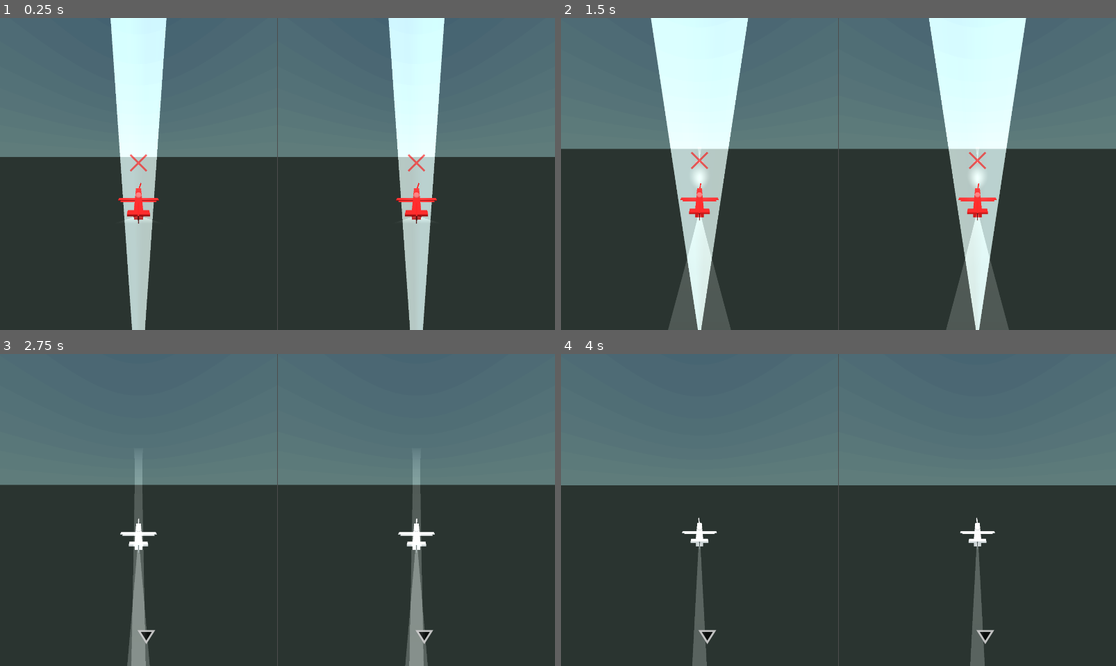
Above: before the commit, frames 1-4 (two rows, left to right).
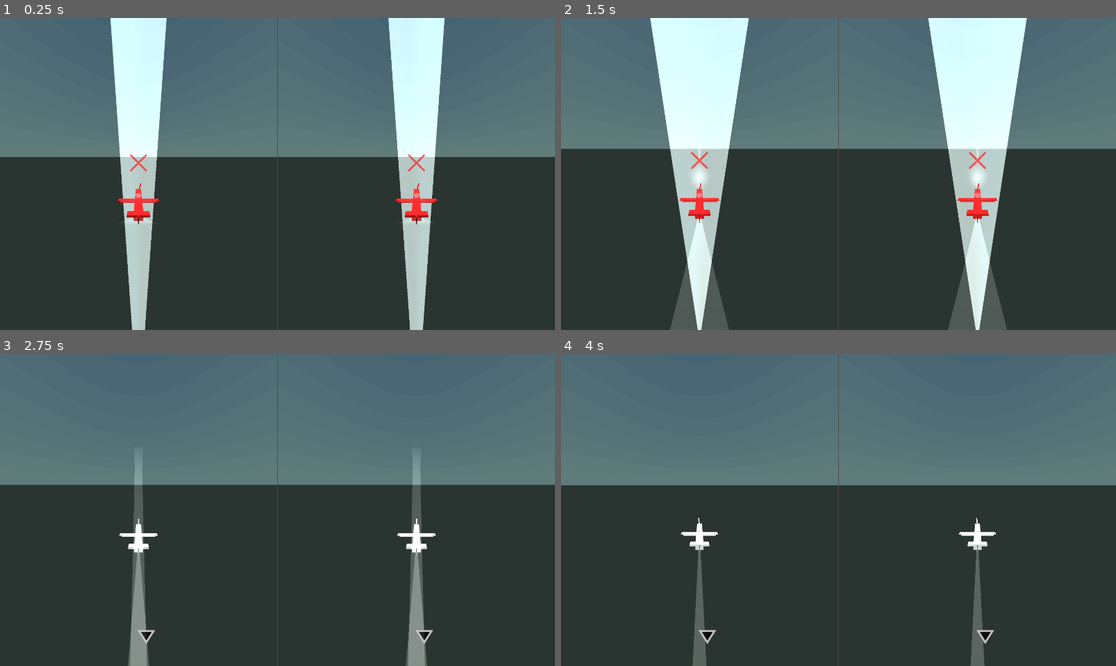
Above: after the commit, the same moments.

Repository: proximadams/Paper-Pilots
Game: Godot game, scene res://scenes/level.tscn
Two runs of this game, one before a commit and one after it. Both use one fixed random seed, a clock stepped at 60 frames per second and the inputs below. A sky picture missing from this copy of the repository is replaced by a grey-blue gradient.
Inputs:
- Up to frame 1 (0.25 s): no input
- Up to frame 2 (1.5 s): no input
- Up to frame 3 (2.75 s): no input
- Up to frame 4 (4 s): no input

The runs differ from the first frame. In frame 1, 0.3% of the frame differs, in the area x 19-81%, y 0-98%; in frame 2, 1.1%, in the area x 16-84%, y 0-100%; in frame 3, 0.6%; in frame 4, 0.4%.

Commit message:
can't machine gun fire

Diff:
--- a/scenes/player.tscn
+++ b/scenes/player.tscn
@@ -97,7 +97,7 @@
 
 [sub_resource type="Animation" id="Animation_3vyb7"]
 resource_name = "shooting"
-length = 0.2
+length = 0.4
 loop_mode = 1
 step = 0.1
 tracks/0/type = "value"
--- a/scripts/player.gd
+++ b/scripts/player.gd
@@ -8,6 +8,7 @@
 const MAX_PROPULSION_SPEED  : float = 10000.0
 const MOVE_ACCELERATION     : float = 400.0
 const PROPELLOR_ACCELERATION: float = 50.0
+const SHOOT_COOL_DOWN_TIME  : float = 0.4
 const SHOOT_DECCELERATION   : float = 1000.0
 const TILT_DOWN_SPEED       : float = 100.0
 const WING_DEGREES          : float = 45.0
@@ -35,6 +36,7 @@
 var isHitable        : bool  = true
 var propulsionSpeed  : float = 200.0
 var propellorSpeed   : float = 0.0
+var shootCoolDownTime: float = 0.0
 
 @onready var allBodyVisuals: Array[MeshInstance3D] = _get_all_body_visuals()
 
@@ -43,7 +45,7 @@
 func _physics_process(delta: float) -> void:
 	_handle_input_wing_angles()
 	_handle_spin_propellor(delta)
-	_handle_gun_fire()
+	_handle_gun_fire(delta)
 	_handle_rotation(delta)
 	_handle_gravity()
 	_handle_movement(delta)
@@ -79,7 +81,7 @@
 
 func _get_acceleration_decceleration_mult() -> float:
 	var result = 1.0
-	if Input.is_action_pressed('shoot_p%d' % playerID):
+	if Input.is_action_pressed('shoot_p%d' % playerID) or 0.0 < shootCoolDownTime:
 		result = -1.0
 	if result < 0.0:
 		result *= SHOOT_DECCELERATION
@@ -87,11 +89,18 @@
 		result *= MOVE_ACCELERATION
 	return result
 
-func _handle_gun_fire() -> void:
-	if Input.is_action_just_pressed('shoot_p%d' % playerID):
+func _handle_gun_fire(delta: float) -> void:
+	if Input.is_action_just_pressed('shoot_p%d' % playerID) and shootCoolDownTime == 0.0:
 		gunShotsAnim.play('shooting')
 	elif Input.is_action_just_released('shoot_p%d' % playerID):
 		gunShotsAnim.play('not_shooting')
+		if shootCoolDownTime == 0.0:
+			shootCoolDownTime = SHOOT_COOL_DOWN_TIME
+	if 0.0 < shootCoolDownTime:
+		shootCoolDownTime -= delta
+	if shootCoolDownTime < 0.0 and Input.is_action_pressed('shoot_p%d' % playerID):
+		shootCoolDownTime = 0.0
+		gunShotsAnim.play('shooting')
 
 func _handle_gravity() -> void:
 	fallSpeed = GRAVITY * abs(global_basis.z.normalized().y) + abs(global_basis.x.normalized().y) * velocity.y
--- a/scripts/player_camera.gd
+++ b/scripts/player_camera.gd
@@ -11,7 +11,7 @@
 @onready var viewport = get_parent()
 
 func _physics_process(_delta: float) -> void:
-	global_position = lerp(global_position, followTarget.global_position, 0.22)
+	global_position = lerp(global_position, followTarget.global_position, 0.3)
 	look_at(lookAtTarget.global_position)
 	if is_position_in_frustum(player.enemyPlayer.global_position):
 		var screenPosition    := unproject_position(player.enemyPlayer.global_position)
